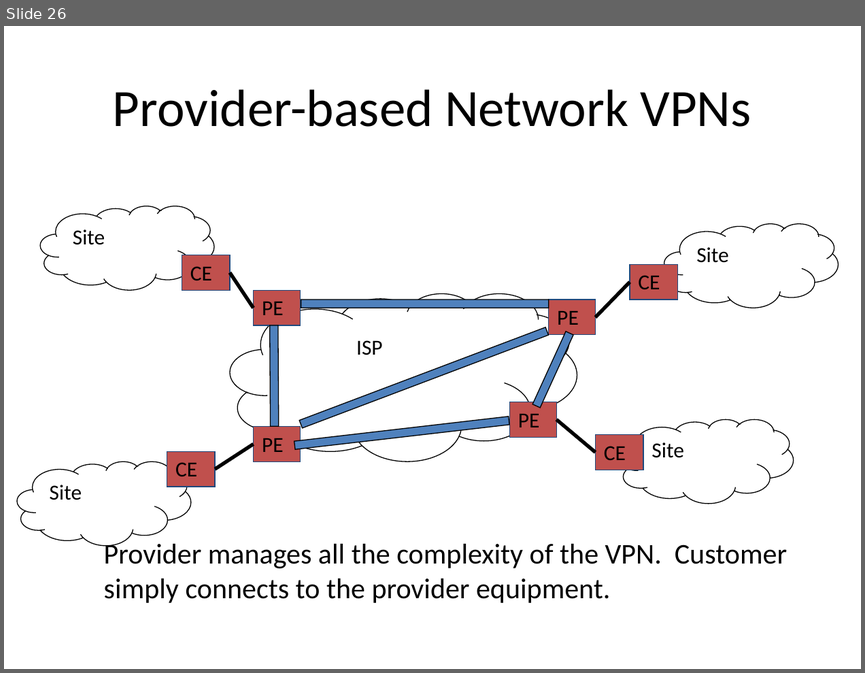
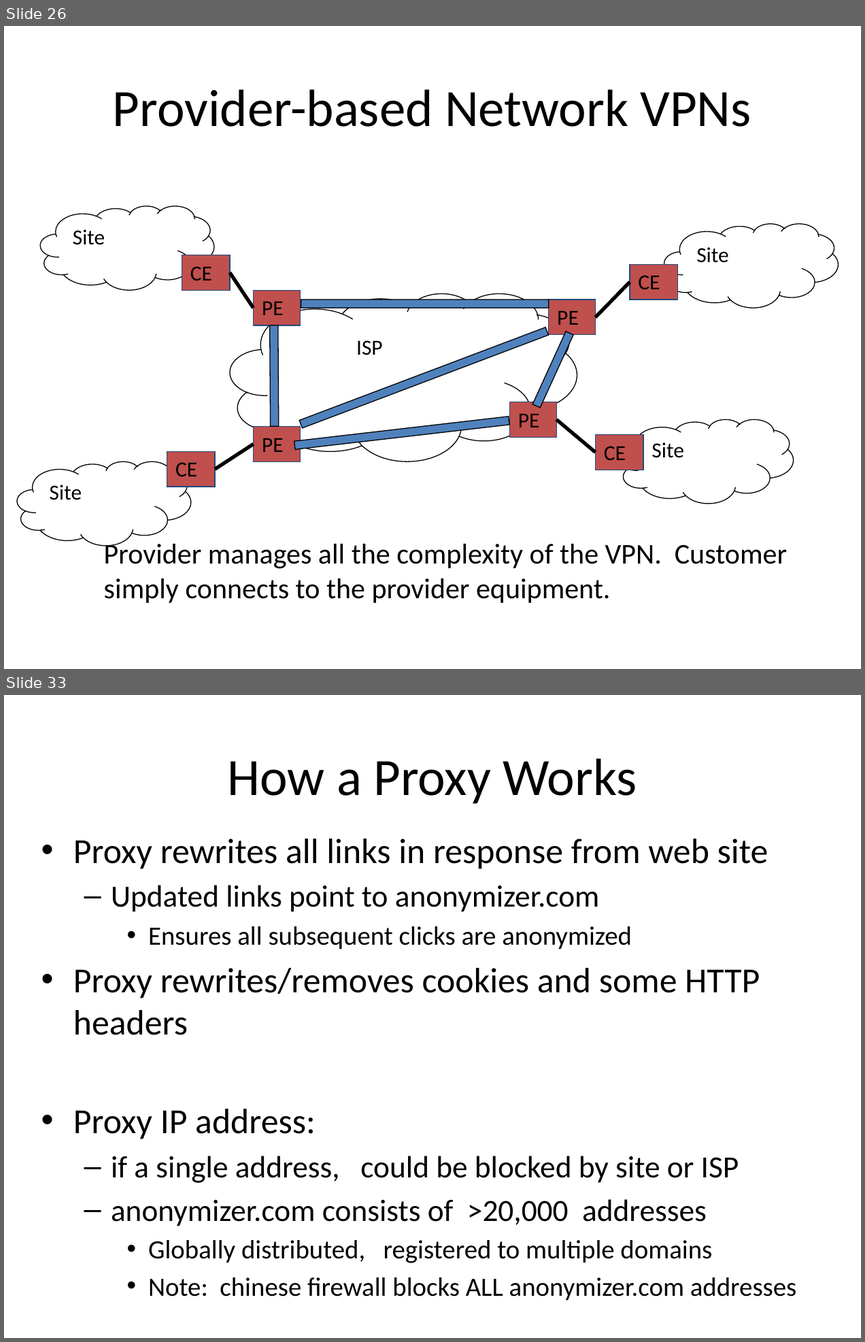
Before and after one commit to noise-lab/security-course, a slide deck: fall2016/lectures/18-IDS-VPN.pptx. Shown one above the other, each under a label of ours: slide 26 before the commit, slides 26 and 33 after it; the slides between them are not shown. The pictures are 865x673 and 865x1342 pixels, drawn with LibreOffice and Linux fonts; fonts in the diff are those of the drawing. Boxes give left, top, right and bottom in pixels: in the first picture for what was removed or moved away, otherwise in the second. Text is boxed around its words. In the diff, an @@ line names an element or a change of style, - is before the commit and + after.

```diff
--- a/fall2016/lectures/18-IDS-VPN.pptx
+++ b/fall2016/lectures/18-IDS-VPN.pptx
@@ slide 33 added at box(4, 695, 861, 1338), background #FFFFFF @@
@@ title added at box(228, 758, 636, 804), 44 pt, text #000000 @@
+How a Proxy Works
@@ text added at box(73, 838, 797, 1300), 22.2 pt, text #000000 @@
+• Proxy rewrites all links in response from web site
+  – Updated links point to anonymizer.com
+    • Ensures all subsequent clicks are anonymized
+• Proxy rewrites/removes cookies and some HTTP headers
+• Proxy IP address:
+  – if a single address, could be blocked by site or ISP
+  – anonymizer.com consists of >20,000 addresses
+    • Globally distributed, registered to multiple domains
+    • Note: chinese firewall blocks ALL anonymizer.com addresses
+• Other issues: attacks through proxy
```
Also in this commit, not shown: 10 slides changed, 42 other slides added, 1 slide removed, 8 other files.
